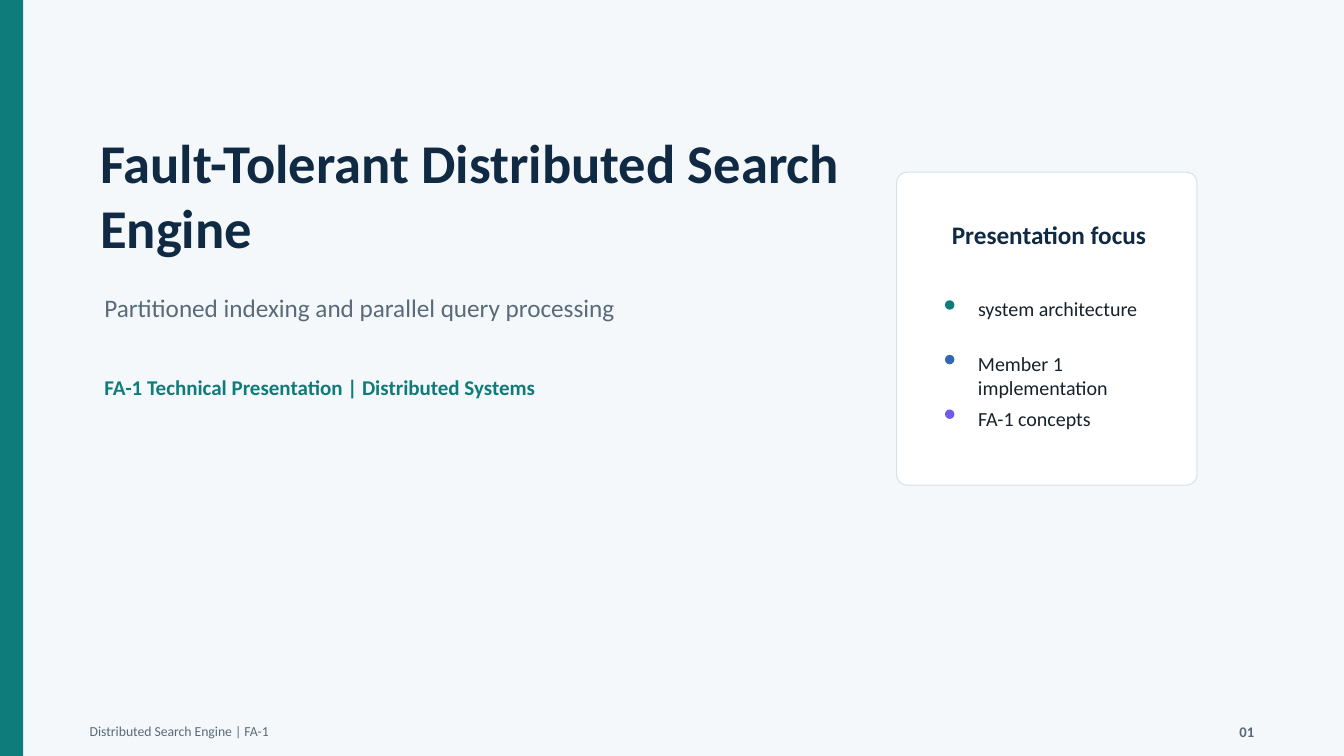
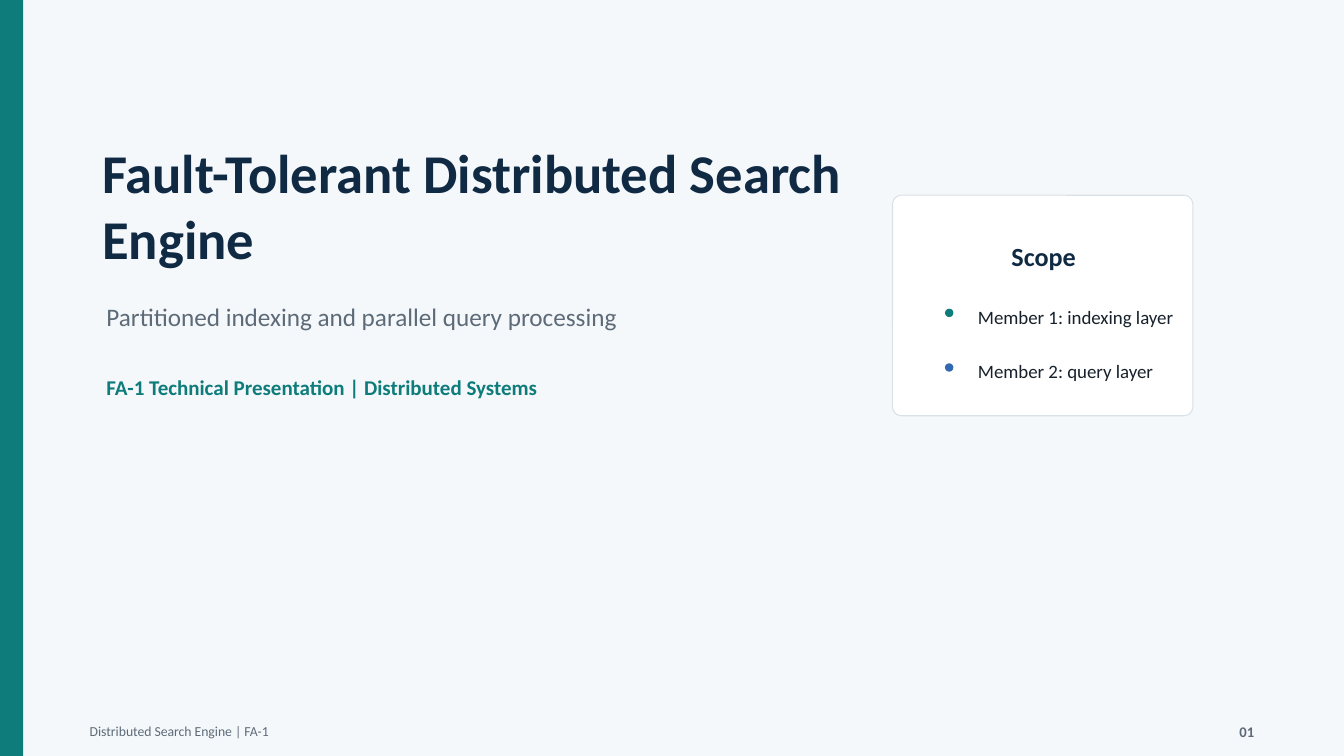
Before and after one commit to parth-darandale/ds-mini-project, a slide deck: slide 1 of Distributed_Search_Engine_FA1_Presentation.pptx. Drawn at 1344x756 pixels with LibreOffice and Linux fonts; fonts in the diff are those of the drawing. Boxes give left, top, right and bottom in pixels: in the first picture for what was removed or moved away, otherwise in the second. Text is boxed around its words. In the diff, an @@ line names an element or a change of style, - is before the commit and + after.

Commit message:
Expand FA-1 deck with Member 2 parts

```diff
--- a/Distributed_Search_Engine_FA1_Presentation.pptx
+++ b/Distributed_Search_Engine_FA1_Presentation.pptx
@@ text "Fault-Tolerant Distributed Search Engine": place and size @@
-text "Fault-Tolerant Distributed Search Engine" at (100,144,839,258)
+text "Fault-Tolerant Distributed Search Engine" at (102,154,841,269)
@@ rounded rectangle: place and size @@
-rounded rectangle at (897,172,1198,485)
+rounded rectangle at (892,196,1193,416)
@@ rounded rectangle at (892,196,1193,416): outline #D7E1EA 0.75 pt to #D8E0E8 0.75 pt; proportions changed @@
@@ text removed at (952,226,1146,245) @@
-Presentation focus
@@ text added at (1011,249,1075,270), 18.8 pt, text #102A43, bold @@
+Scope
@@ text "Partitioned indexing and parallel query ...": place and size @@
-text "Partitioned indexing and parallel query ..." at (104,299,615,322)
+text "Partitioned indexing and parallel query ..." at (106,308,617,331)
@@ text "Partitioned indexing and parallel query ..." at (106,308,617,331): text colour #596A7A to #5D6B78 @@
@@ ellipse: place and size @@
-ellipse at (946,300,955,310)
+ellipse at (946,309,954,317)
@@ text at (978,311,1173,328): text changed; size 14.2 to 13.5 pt @@
-Member 1 implementation
+Member 1: indexing layer
@@ text removed at (978,302,1137,320) @@
-system architecture
@@ ellipse: place and size @@
-ellipse at (946,355,955,364)
+ellipse at (946,363,954,371)
@@ text added at (978,365,1153,381), 13.5 pt, text #17212B @@
+Member 2: query layer
@@ ellipse removed at (946,409,955,418) @@
@@ text removed at (978,413,1091,430) @@
-FA-1 concepts
```
Also in this commit, not shown: 1 other slide changed, 11 slides added, 10 slides removed, 1 other file.
